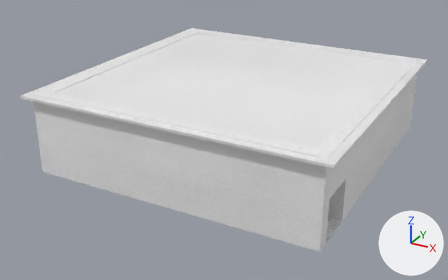
Before and after pictures for a commit that changed the FBX model Final Project/Assets/Resources/Models/Start Room.fbx.
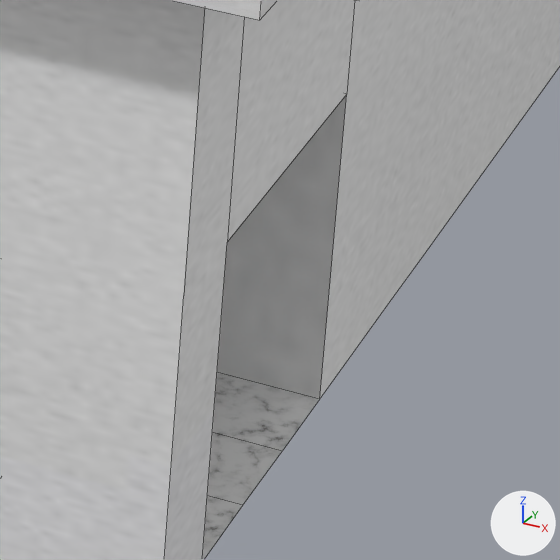
Each version appears first whole from a 50 mm lens placed at (31.6, -61.7, 31.4), pointed at (-1.2, -2.1, 1.6), and next in a close-up on the part from 66% to 84% of the width and 59% to 87% of the height. Every picture has the same lights, and +X, +Y and +Z are marked at lower right. The close-ups show mesh edges as thin lines. Where no turn or scale is listed for an object, it has been applied to the vertices. Vertices at the same position are counted once.

The scene before the commit, as lines of its bpy script (objects in view):
```python
me_cube_002 = bpy.data.meshes.new('Cube.002')
me_cube_002.from_pydata(...)  # a box spanning x -17.5..17.5, y -17.4..17.4, z 8.9..9.2
me_cube_002.materials.append(mat_material)  # picture img_wall_texture_jpeg
me_plane_001 = bpy.data.meshes.new('Plane.001')
me_plane_001.from_pydata(...)  # 339 vertices, 14 faces; spans x -16.6..16.6, y -16.6..16.6, z 0.0..9.2
me_plane_001.materials.append(mat_walls)  # picture img_wall_texture_lr_jpg
# before: 48 (16.6, -10.5, 0.0) at pixel (319, 399), 116 (15.1, -10.5, 0.0), 329 (16.6, -10.5, 4.6) at pixel (346, 94), 333 (15.1, -10.5, 4.6)
me_plane_002 = bpy.data.meshes.new('Plane.002')
me_plane_002.from_pydata(...)  # 529 vertices, 403 faces; spans x -16.6..16.6, y -16.6..16.6, z 0.0
me_plane_002.materials.append(mat_floor)  # picture img_seamless_marble_l_r_jpg
ob_ceiling = bpy.data.objects.new('Ceiling', me_cube_002)
ob_ceiling.location = (0.0, 0.0, 0.0)
ob_floor_001 = bpy.data.objects.new('floor.001', me_plane_002)
ob_floor_001.location = (0.0, 0.0, 0.0)
ob_walls = bpy.data.objects.new('Walls', me_plane_001)
ob_walls.location = (0.0, 0.0, 0.0)
```
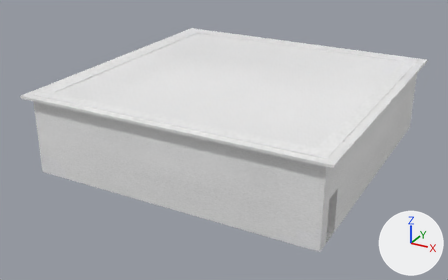
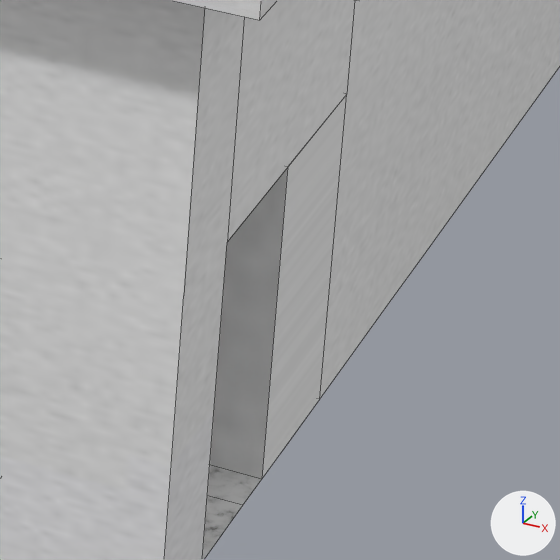
Where the change shows, as pixel boxes (x1, y1, x2, y2) in the close-ups (560 x 560 px):
part 1 of me_plane_001, built on: before (217, 95, 346, 399); after (210, 95, 346, 479)
'floor.001', unchanged, covered by the edit: before (202, 373, 319, 560); after (202, 465, 262, 560)

The change, as a list of edits to the scene's bpy script:
```text
Change me_plane_001:
    used by ob_walls; location = (0.0, 0.0, 0.0)
    verts and faces of me_plane_001; kept vertices keep their numbers, new ones are numbered from 339
    remove me_plane_001.from_pydata(...)  # 339 vertices, 14 faces; spans x -16.6..16.6, y -16.6..16.6, z 0.0..9.2
    add me_plane_001.from_pydata(...)  # 343 vertices, 18 faces; spans x -16.6..16.6, y -16.6..16.6, z 0.0..9.2
    me_plane_001 part 1
    add delete_faces([(48, 329, 333, 116)])
    add for new, old in zip([*range(339, 343)], [48, 116, 329, 333]): verts[new] = verts[old] + (0.0, -2.3, 0.0)
    add faces += [(48, 339, 340, 116), (339, 341, 342, 340), (116, 340, 342, 333), (48, 329, 341, 339), (329, 333, 342, 341)]
```
